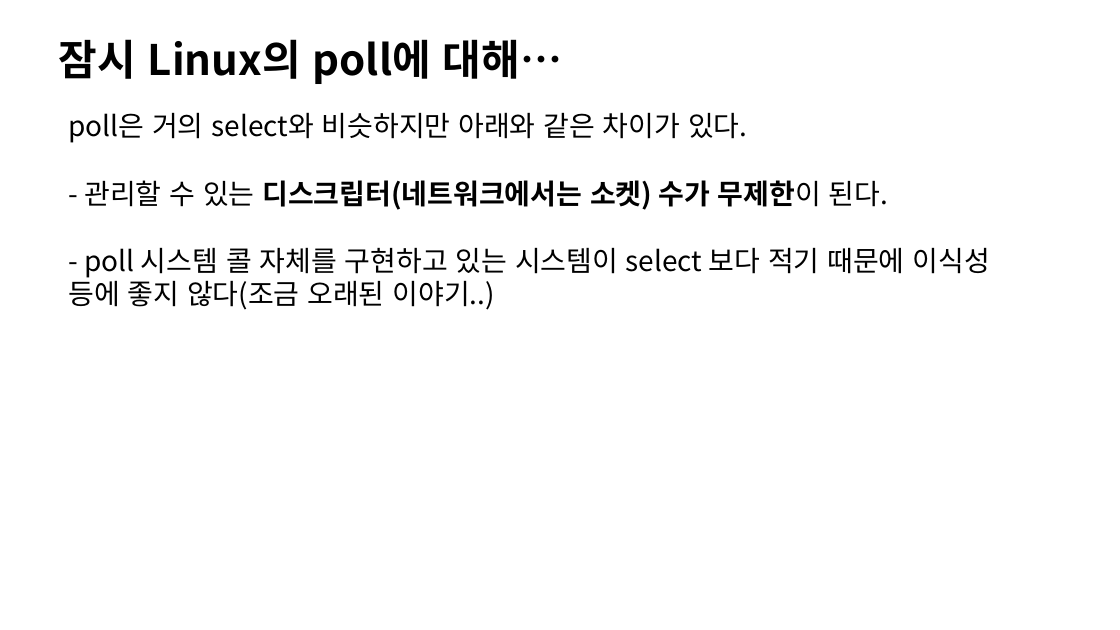
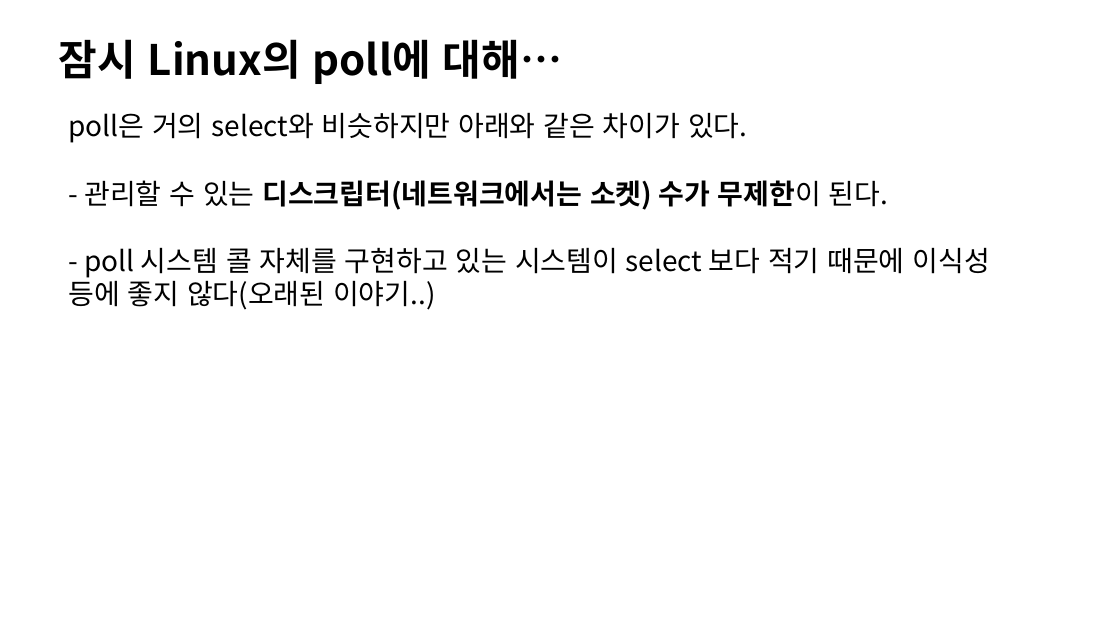
Before and after one commit to Dylan-Jang/conf_cpp_korea_201702, a slide deck: slide 9 of WSAPoll, Fast Loopback.pptx (slide 10 before the commit). Drawn at 1120x630 pixels with LibreOffice and Linux fonts; fonts in the diff are those of the drawing. Boxes give left, top, right and bottom in pixels: in the first picture for what was removed or moved away, otherwise in the second. Text is boxed around its words. In the diff, an @@ line names an element or a change of style, - is before the commit and + after.

```diff
--- a/WSAPoll, Fast Loopback.pptx
+++ b/WSAPoll, Fast Loopback.pptx
@@ text at (x1=68, y1=180, x2=990, y2=310): text changed @@
-- 관리할 수 있는 디스크립터(네트워크에서는 소켓) 수가 무제한이 된다.
-- poll 시스템 콜 자체를 구현하고 있는 시스템이 select 보다 적기 때문에 이식성 등에 좋지 않다(조금 오래된 이야기..)
+- 관리할 수 있는 디스크립터(네트워크에서는 소켓) 수가 무제한이 된다.
+- poll 시스템 콜 자체를 구현하고 있는 시스템이 select 보다 적기 때문에 이식성 등에 좋지 않다(오래된 이야기..)
```
Also in this commit, not shown: 4 other slides changed, 1 slide removed, 2 other files.
